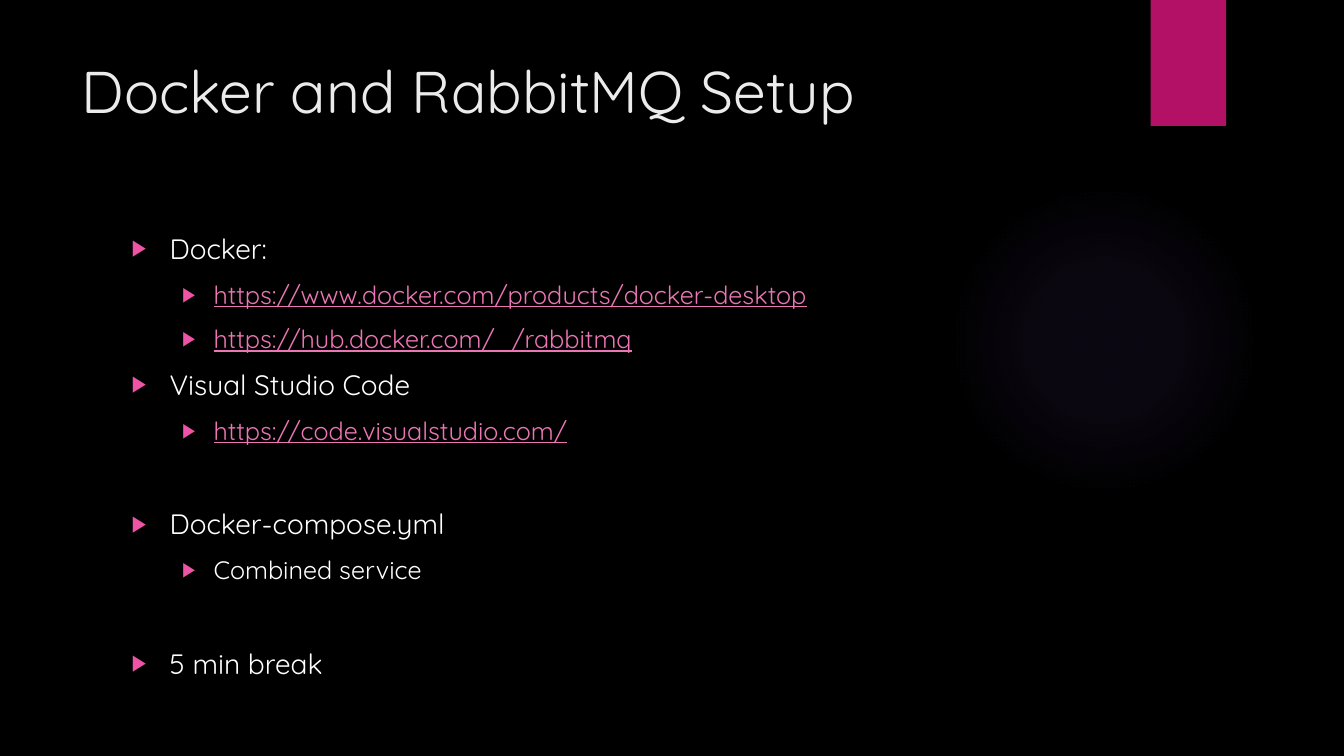
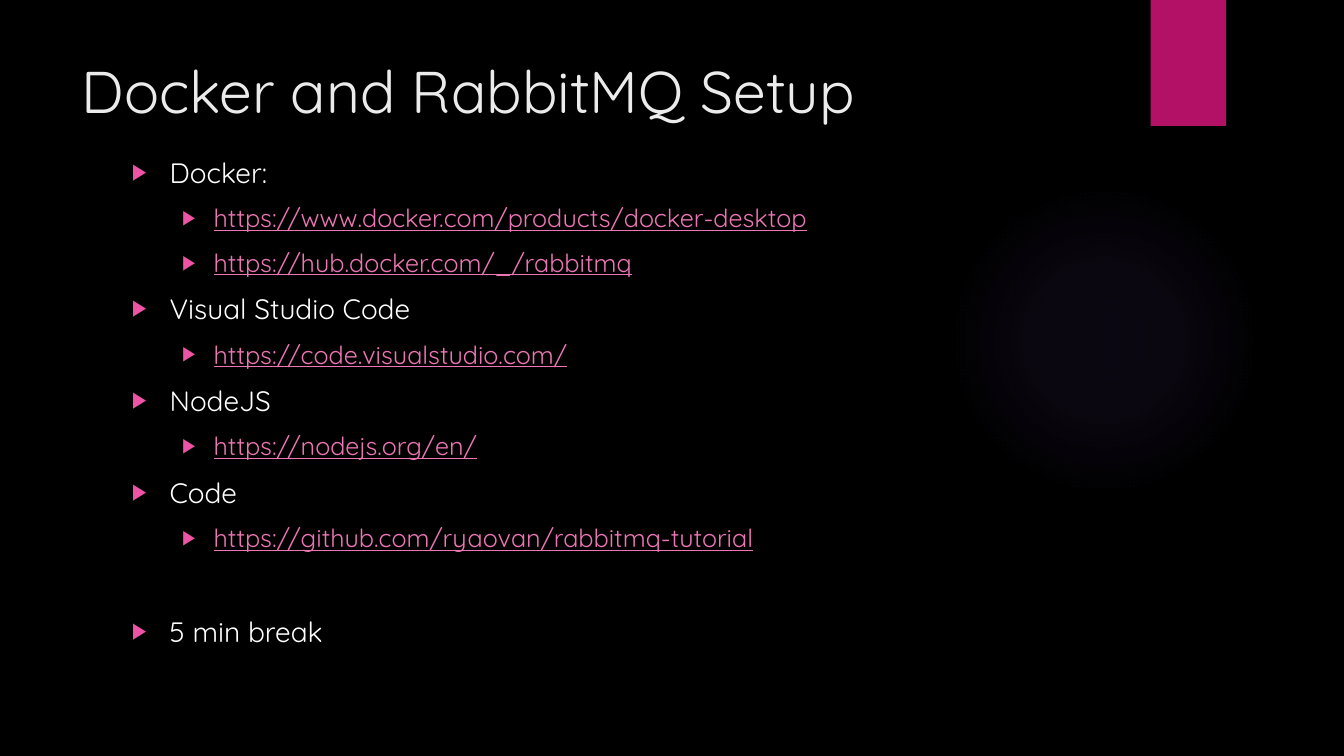
Before and after one commit to ryaovan/rabbitmq-tutorial, a slide deck: slide 36 of Rabbitmq lecture.pptx. Drawn at 1344x756 pixels with LibreOffice and Linux fonts; fonts in the diff are those of the drawing; background and template pictures are left out. Boxes give left, top, right and bottom in pixels: in the first picture for what was removed or moved away, otherwise in the second. Text is boxed around its words. In the diff, an @@ line names an element or a change of style, - is before the commit and + after.

```diff
--- a/Rabbitmq lecture.pptx
+++ b/Rabbitmq lecture.pptx
@@ text "Docker:": place and size @@
-text "Docker:" at [170,238,807,675]
+text "Docker:" at [170,162,807,643]
@@ text at [170,390,753,552]: text changed; size 20 to 18 pt; text colour #FFFFFF to #EC76B5 @@
-▶ Docker-compose.yml
-  ▶ Combined service
+▶ NodeJS
+  ▶ https://nodejs.org/en/
+▶ Code
+  ▶ https://github.com/ryaovan/rabbitmq-tutorial
```
Also in this commit, not shown: 3 other slides changed, 1 slide removed, 12 other files.
